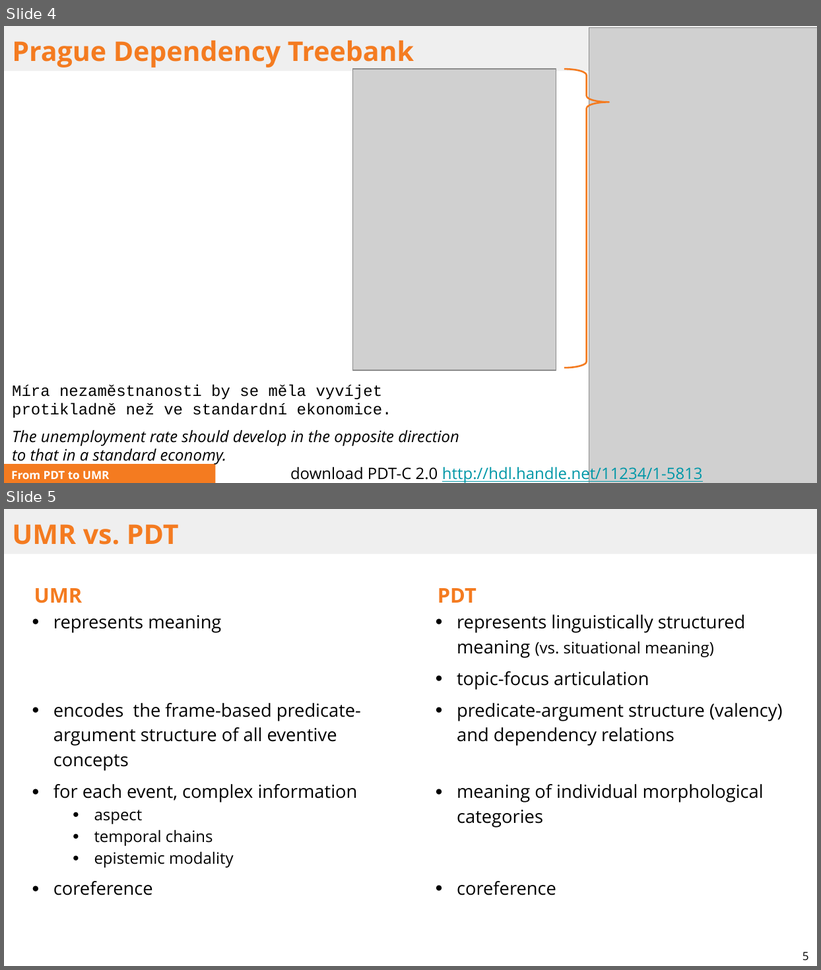
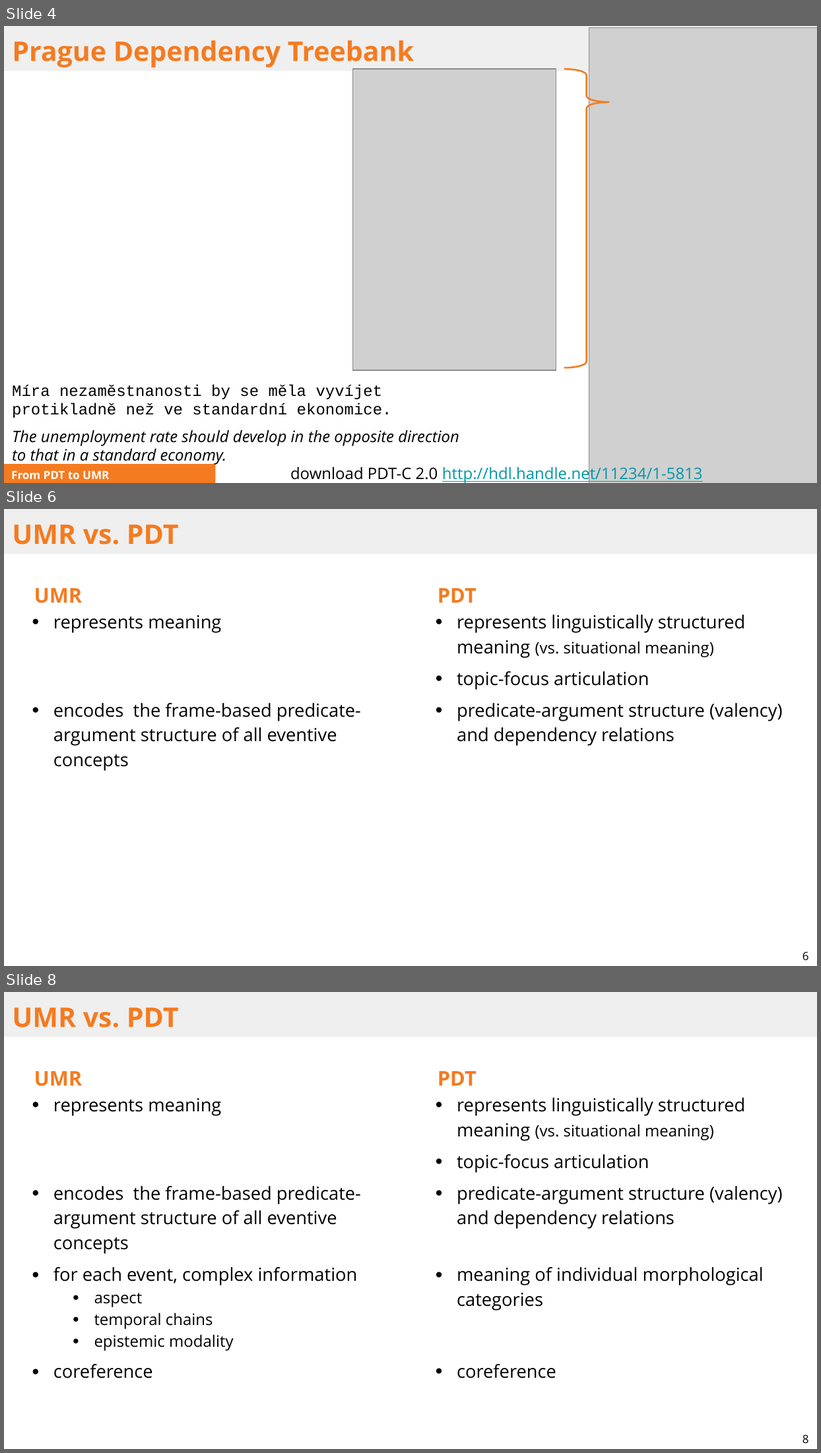
Before and after one commit to ufal/UMR, a slide deck: papers/2025-ITAT-slides.pptx. Shown one above the other, each under a label of ours: slides 4 and 5 before the commit, slides 4, 6 and 8 after it; the slides between them are not shown. The pictures are 821x970 and 821x1453 pixels, drawn with LibreOffice and Linux fonts; fonts in the diff are those of the drawing; grey boxes stand for pictures. Boxes give left, top, right and bottom in pixels: in the first picture for what was removed or moved away, otherwise in the second. Text is boxed around its words. In the diff, an @@ line names an element or a change of style, - is before the commit and + after.

```diff
--- a/papers/2025-ITAT-slides.pptx
+++ b/papers/2025-ITAT-slides.pptx
@@ slide 6 added at [4,509,817,966], background #FFFFFF @@
@@ title added at [4,509,817,554], fill #EFEFEF, 24 pt, text #F47B20, bold @@
+UMR vs. PDT
@@ text added at [34,588,361,771], 16 pt, text #000000 @@
+UMR
+● represents meaning
+● encodes the frame-based predicate-argument structure of all eventive concepts
@@ text added at [438,588,783,746], 16 pt, text #000000 @@
+PDT
+● represents linguistically structured meaning (vs. situational meaning)
+● topic-focus articulation
+● predicate-argument structure (valency) and dependency relations
@@ page number added at [803,952,809,960], 10 pt, text #000000 @@
+6
@@ what was slide 5 is now slide 8 @@
@@ page number at [803,1435,809,1443]: text changed @@
-5
+8
```
Also in this commit, not shown: 4 slides changed, 6 other slides added, 2 other files.
